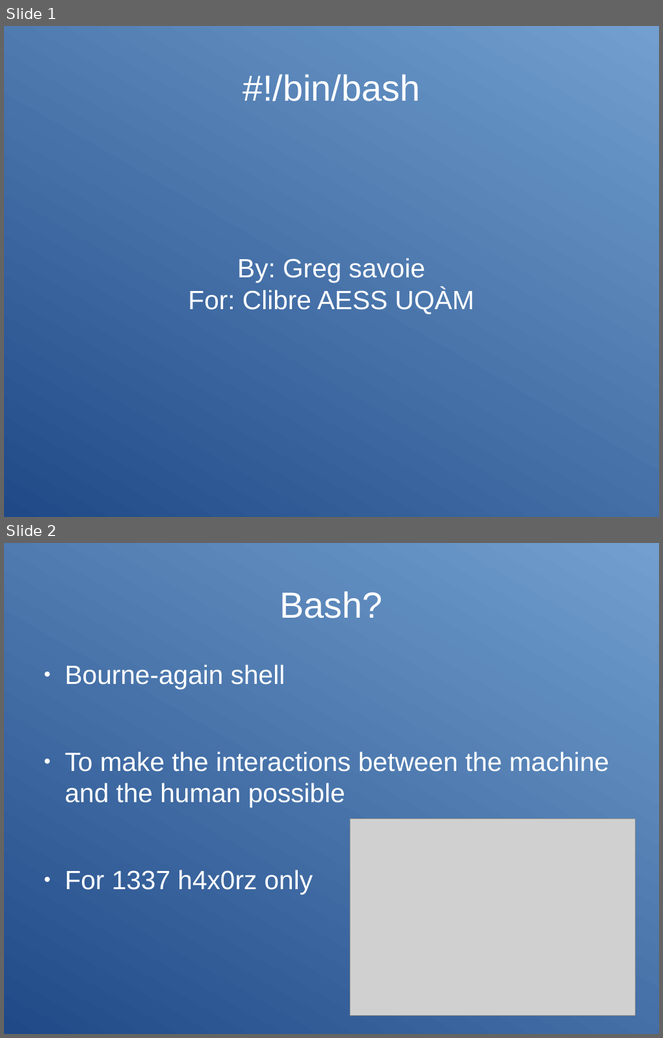
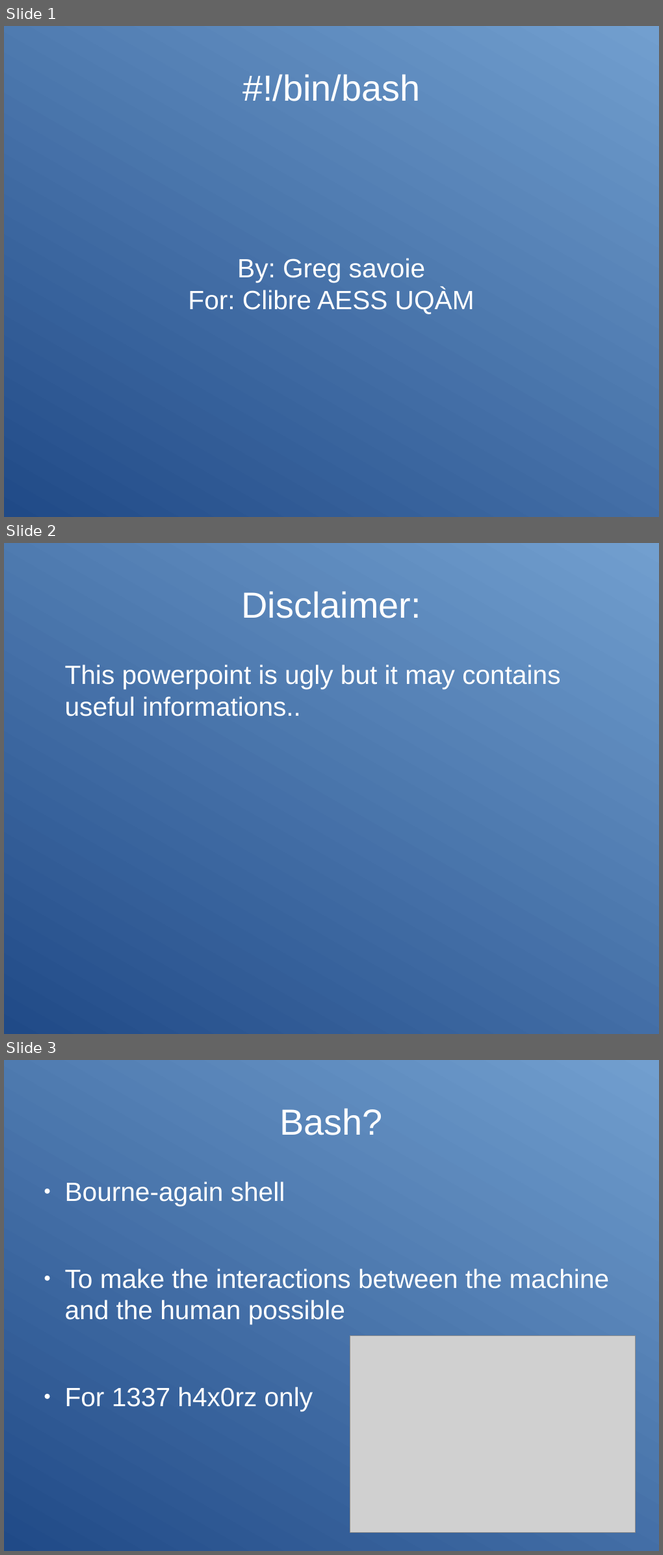
Before and after one commit to Clibre/An-introduction-to-bash, a slide deck: presentation.odp. Shown one above the other, each under a label of ours: slides 1 and 2 before the commit, slides 1, 2 and 3 after it. The pictures are 663x1038 and 663x1555 pixels, drawn with LibreOffice and Linux fonts; fonts in the diff are those of the drawing; grey boxes stand for pictures. Boxes give left, top, right and bottom in pixels: in the first picture for what was removed or moved away, otherwise in the second. Text is boxed around its words. In the diff, an @@ line names an element or a change of style, - is before the commit and + after.

```diff
--- a/presentation.odp
+++ b/presentation.odp
@@ slide 2 added at [4, 543, 659, 1034], background gradient #204A87 to #729FCF @@
@@ title added at [242, 591, 421, 618], 44 pt, text #FFFFFF @@
+Disclaimer:
@@ text added at [65, 665, 560, 717], 32 pt, text #FFFFFF @@
+This powerpoint is ugly but it may contains useful informations..
@@ what was slide 2 is now slide 3 @@
```
Also in this commit, not shown: 2 slides changed, 8 other slides added, 8 other files.
